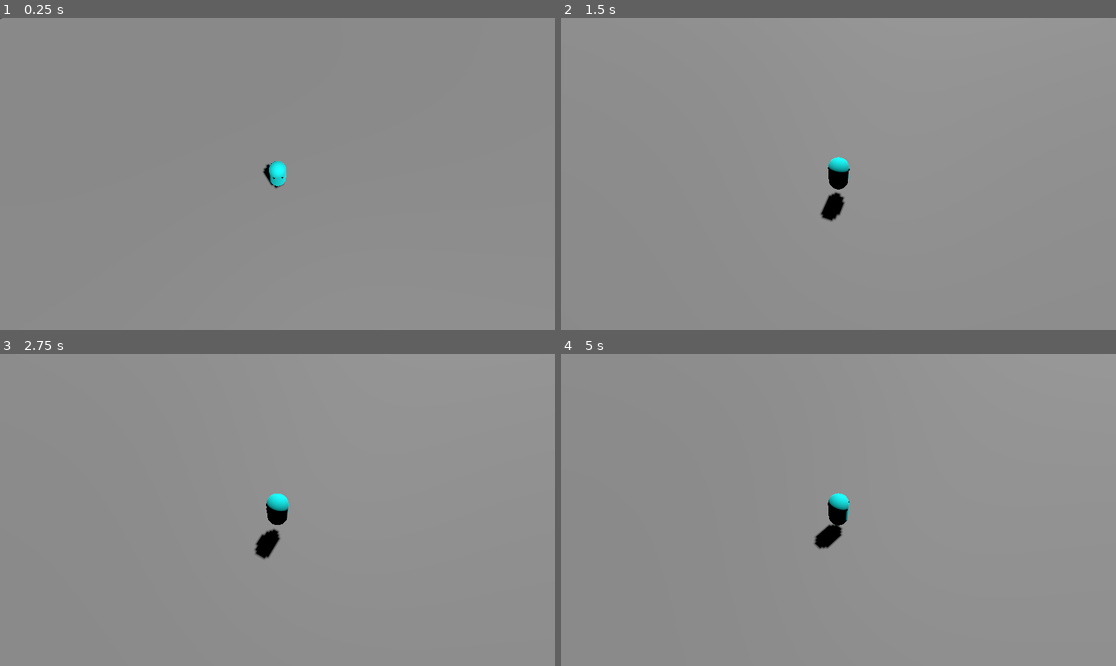
Above: before the commit, frames 1-4 (two rows, left to right).
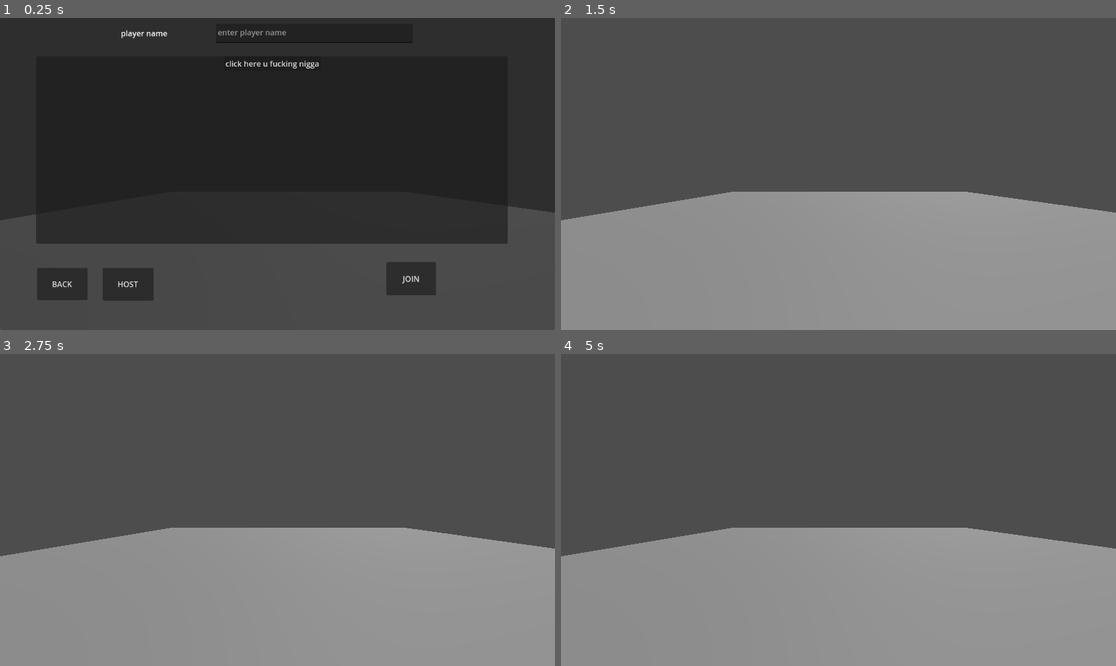
Above: after the commit, the same moments.

Repository: EvilBastards23/multiplayer
Game: Godot game, scene res://Game.tscn
Two runs of this game, one before a commit and one after it. Both use one fixed random seed, a clock stepped at 60 frames per second and the inputs below.
Inputs (mouse positions are in pixels of both pictures, inside the frame that each line leads up to):
- Up to frame 1 (0.25 s): no input
- Up to frame 2 (1.5 s): click (688, 283) at 0.5 s, where only the run after the commit has a clickable "HOST"; tap Enter (ui_accept) at 1.25, 1.35 s; move the mouse to (960, 158) at 1.27 s; hold Right (ui_right) from 1.28 s (still down)
- Up to frame 3 (2.75 s): tap Enter (ui_accept) at 1.52, 1.82, 2.1, 2.27, 2.57 s; move the mouse to (166, 525) at 2.02 s; release Right (ui_right) at 2.03 s; hold Down (ui_down) from 2.03 s (still down)
- Up to frame 4 (5 s): move the mouse to (894, 441) at 2.77 s; release Down (ui_down) at 2.78 s; hold Right (ui_right) 2.78-3.53 s; tap Enter (ui_accept) at 2.85, 3.6, 3.77, 4.07, 4.35, 4.52, 4.82 s; move the mouse to (810, 572) at 3.52 s; hold Up (ui_up) 3.53-4.28 s; move the mouse to (1005, 556) at 4.27 s; hold Left (ui_left) from 4.28 s (still down)

The runs differ from the first frame. In frame 1, 100% of the frame differs, in the area x 0-100%, y 0-100%; in frame 2, 58%; in frame 3, 58%; in frame 4, 58%.

Commit message:
version 1.1
added base multiplayer

Diff:
--- /dev/null
+++ b/World.gd
@@ -0,0 +1,103 @@
+extends Node
+
+var peer: ENetMultiplayerPeer = ENetMultiplayerPeer.new()
+var player_scene: PackedScene = preload("res://player.tscn")
+var map_scene: PackedScene = preload("res://map.tscn")
+
+# Reference to cameras
+@onready var camera1: Camera3D = $camera1
+@onready var camera2: Camera3D = $camera2
+
+# Signal to coordinate player-camera setup
+signal player_added(id: int)
+
+func _ready() -> void:
+
+	$CanvasLayer/Lobby.get_node("Host").connect("pressed",on_host)
+	$CanvasLayer/Lobby.get_node("join").connect("pressed",on_join)
+
+	# Ensure cameras are ready
+	if !camera1 or !camera2:
+		push_error("Cameras not found in scene!")
+
+	# Connect to our own player_added signal
+	player_added.connect(_on_player_added)
+
+func host(port: int = 2222, max_players: int = 3) -> void:
+	var err = peer.create_server(port, max_players)
+	if err != OK:
+		push_error("Cannot create server")
+		return
+
+	multiplayer.multiplayer_peer = peer
+	multiplayer.peer_connected.connect(add_player)
+	multiplayer.peer_disconnected.connect(del_player)
+
+	# Host needs their own player
+	call_deferred("add_player", multiplayer.get_unique_id())
+
+func join(ip: String, port: int = 2222) -> void:
+	var err = peer.create_client(ip, port)
+
+	if err != OK:
+		push_error("Cannot connect to server")
+		return
+
+	multiplayer.multiplayer_peer = peer
+
+func _on_peer_disconnected(id: int) -> void:
+	del_player(id)
+
+func add_player(id: int) -> void:
+	# Ensure we're on the main thread
+	if !is_inside_tree():
+		call_deferred("add_player", id)
+		return
+
+	var player = player_scene.instantiate()
+	player.name = str(id)
+
+	# Add player to scene
+	add_child(player)
+
+	# Emit signal that player was added - this will trigger camera setup
+	player_added.emit(id)
+
+	print("Player added with ID: ", id)
+
+func _on_player_added(id: int) -> void:
+	# Get the player node
+	var player = get_node_or_null(str(id))
+	if !player:
+		push_error("Player node not found after adding!")
+		return
+
+
+
+func get_camera1() -> Camera3D:
+	return camera1
+
+func get_camera2() -> Camera3D:
+	return camera2
+
+func del_player(id: int) -> void:
+	rpc("_del_player", id)
+
+@rpc("any_peer", "call_local")
+func _del_player(id: int):
+	var player = get_node_or_null(str(id))
+	if player:
+		# Clear camera target if it's this player
+		if camera1.target == player:
+			camera1.target = null
+		if camera2.target == player:
+			camera2.target = null
+		player.queue_free()
+
+func on_join()->void:
+	join("127.0.0.1")
+	$CanvasLayer.hide()
+
+func on_host()->void:
+	host()
+	$CanvasLayer.hide()
--- a/World.tscn
+++ b/World.tscn
@@ -1,13 +1,41 @@
-[gd_scene load_steps=2 format=3 uid="uid://6n866ulsstce"]
+[gd_scene load_steps=5 format=3 uid="uid://6n866ulsstce"]
 
 [ext_resource type="PackedScene" uid="uid://b8a1x0sctkhh2" path="res://map.tscn" id="1_sd7g1"]
+[ext_resource type="Script" path="res://World.gd" id="3_t4t2d"]
+[ext_resource type="Script" path="res://camera_3d.gd" id="4_k1fxd"]
+[ext_resource type="PackedScene" uid="uid://b8wg07vy8tkfw" path="res://lobby.tscn" id="4_pwar0"]
 
-[node name="Node3D" type="Node3D"]
+[node name="World" type="Node3D"]
+script = ExtResource("3_t4t2d")
 
 [node name="DirectionalLight3D" type="DirectionalLight3D" parent="."]
 transform = Transform3D(-0.866025, -0.433013, 0.25, 0, 0.5, 0.866025, -0.5, 0.75, -0.433013, 0, 0, 0)
 shadow_enabled = true
 
-[node name="Node3D" parent="." instance=ExtResource("1_sd7g1")]
+[node name="map" parent="." instance=ExtResource("1_sd7g1")]
 
 [node name="WorldEnvironment" type="WorldEnvironment" parent="."]
+
+[node name="camera1" type="Camera3D" parent="."]
+transform = Transform3D(1, 0, 0, 0, 1, 0, 0, 0, 1, -4.34958, 7.33138, 32.6566)
+script = ExtResource("4_k1fxd")
+follow_speed = 6.0
+height = 12.0
+distance = 7.0
+angle = -30.0
+
+[node name="MultiplayerSpawner" type="MultiplayerSpawner" parent="."]
+_spawnable_scenes = PackedStringArray("res://player.tscn")
+spawn_path = NodePath("..")
+
+[node name="camera2" type="Camera3D" parent="."]
+script = ExtResource("4_k1fxd")
+follow_speed = 6.0
+height = 12.0
+distance = 7.0
+angle = -30.0
+
+[node name="CanvasLayer" type="CanvasLayer" parent="."]
+
+[node name="Lobby" parent="CanvasLayer" instance=ExtResource("4_pwar0")]
+script = null
--- /dev/null
+++ b/h.gd
@@ -0,0 +1,15 @@
+# world.gd
+extends Node3D
+
+
+
+func _ready():
+	pass
+func get_spawn_point()->Vector3:
+	return Vector3(0,0.852,18.223)
+
+func get_camera1()->Camera3D:
+	return $Camera3D
+
+func get_camera2()->Camera3D:
+	return $Camera3D2
--- a/lobby.gd
+++ b/lobby.gd
@@ -1,25 +1,25 @@
 extends Control
 
-
-func _ready()->void:
-	$password_dialog/Control/HBoxContainer/confirm.connect("pressed",_on_cancel_pressed)
+func _ready() -> void:
+	$password_dialog/Control/HBoxContainer/confirm.connect("pressed", _on_cancel_pressed)
 
 func _on_host_pressed() -> void:
-	pass
-
+	get_parent().host()
+	_start_game()  # Start game after hosting
 
 func _on_join_pressed() -> void:
-	pass # Replace with function body.
-
+	get_parent().join("127.0.0.1", 2222)
+	_start_game()
 
 func _on_back_pressed() -> void:
 	get_tree().change_scene_to_file("res://main_menu.tscn")
 
-
 func _on_button_pressed() -> void:
 	$password_dialog.show()
 
-
-
 func _on_cancel_pressed() -> void:
 	$password_dialog.hide()
+
+func _start_game() -> void:
+	await get_tree().create_timer(1.0).timeout  # Delay to allow peers to connect
+	get_tree().change_scene_to_file("res://World.tscn")  # Ensure this scene exists
--- a/lobby.tscn
+++ b/lobby.tscn
@@ -173,6 +173,5 @@
 text = "confirm"
 
 [connection signal="pressed" from="Host" to="." method="_on_host_pressed"]
-[connection signal="pressed" from="join" to="." method="_on_join_pressed"]
 [connection signal="pressed" from="ScrollContainer/VBoxContainer/Button" to="." method="_on_button_pressed"]
 [connection signal="pressed" from="password_dialog/Control/HBoxContainer/cancel" to="." method="_on_cancel_pressed"]
--- a/main_menu.tscn
+++ b/main_menu.tscn
@@ -10,6 +10,14 @@
 grow_horizontal = 2
 grow_vertical = 2
 script = ExtResource("1_7mvrn")
+
+[node name="Panel" type="Panel" parent="."]
+layout_mode = 1
+anchors_preset = 15
+anchor_right = 1.0
+anchor_bottom = 1.0
+grow_horizontal = 2
+grow_vertical = 2
 
 [node name="play" type="Button" parent="."]
 layout_mode = 0
@@ -30,11 +38,3 @@
 theme_override_constants/outline_size = 0
 text = "exit"
 text_overrun_behavior = 1
-
-[node name="Panel" type="Panel" parent="."]
-layout_mode = 1
-anchors_preset = 15
-anchor_right = 1.0
-anchor_bottom = 1.0
-grow_horizontal = 2
-grow_vertical = 2
--- /dev/null
+++ b/map.gd
@@ -0,0 +1,13 @@
+extends Node3D
+
+
+
+
+func get_camera1()->Camera3D:
+	return $Camera3D
+
+func get_camera2()->Camera3D:
+	return $Camera3D2
+
+func get_spawn_point()->Vector3:
+	return Vector3(0,0.852,18.223)
--- a/map.tscn
+++ b/map.tscn
@@ -1,24 +1,11 @@
-[gd_scene load_steps=3 format=3 uid="uid://b8a1x0sctkhh2"]
+[gd_scene load_steps=2 format=3 uid="uid://b8a1x0sctkhh2"]
 
-[ext_resource type="PackedScene" uid="uid://djngixdg8jdep" path="res://player.tscn" id="1_nji1d"]
-[ext_resource type="Script" path="res://camera_3d.gd" id="2_1je4d"]
+[ext_resource type="Script" path="res://map.gd" id="1_dik58"]
 
 [node name="Node3D" type="Node3D"]
+script = ExtResource("1_dik58")
 
 [node name="CSGBox3D" type="CSGBox3D" parent="."]
 transform = Transform3D(1, 0, 0, 0, 1, 0, 0, 0, 3.8926, 0, 0, 0)
 use_collision = true
 size = Vector3(96.5582, 0.001, 26.367)
-
-[node name="player" parent="." node_paths=PackedStringArray("camera") instance=ExtResource("1_nji1d")]
-transform = Transform3D(1, 0, 0, 0, 1, 0, 0, 0, 1, 0, 0.852178, 18.2227)
-camera = NodePath("../Camera3D")
-
-[node name="Camera3D" type="Camera3D" parent="."]
-transform = Transform3D(1, 0, 0, 0, 1, 0, 0, 0, 1, -4.34958, 7.33138, 32.6566)
-script = ExtResource("2_1je4d")
-target_path = NodePath("../player")
-follow_speed = 6.0
-height = 12.0
-distance = 7.0
-angle = -30.0
--- a/player.gd
+++ b/player.gd
@@ -5,49 +5,72 @@
 
 @export var camera: Camera3D
 
+func _enter_tree() -> void:
+	set_multiplayer_authority(name.to_int())
+
+func _ready() -> void:
+
+	if is_multiplayer_authority():
+
+		camera = get_parent().get_camera1()
+
+		camera.target = self
+
+		print(camera.target.name)
+	else:
+
+		camera = get_parent().get_camera2()
+		camera.target = self
+		print(camera.target.name)
+
+	position = Vector3(0,0.852,18.223)
+
+
+
 func _physics_process(delta: float) -> void:
 	# Add the gravity.
-	if not is_on_floor():
-		velocity += get_gravity() * delta
+	if is_multiplayer_authority():
+		if not is_on_floor():
+			velocity += get_gravity() * delta
 
-	# Handle jump.
-	if Input.is_action_just_pressed("ui_accept") and is_on_floor():
-		velocity.y = JUMP_VELOCITY
+		# Handle jump.
+		if Input.is_action_just_pressed("ui_accept") and is_on_floor():
+			velocity.y = JUMP_VELOCITY
 
-	# Get the input direction
-	var input_dir := Input.get_vector("ui_left", "ui_right", "ui_up", "ui_down")
+		# Get the input direction
+		var input_dir := Input.get_vector("ui_left", "ui_right", "ui_up", "ui_down")
 
-	# Convert the input to world space direction relative to camera
-	var camera_basis = camera.global_transform.basis
-	var direction = Vector3.ZERO
-	direction += camera_basis.x * input_dir.x
-	direction += camera_basis.z * input_dir.y
-	direction.y = 0  # Keep movement on the horizontal plane
-	direction = direction.normalized()
+		# Convert the input to world space direction relative to camera
+		var camera_basis = camera.global_transform.basis
+		var direction = Vector3.ZERO
+		direction += camera_basis.x * input_dir.x
+		direction += camera_basis.z * input_dir.y
+		direction.y = 0  # Keep movement on the horizontal plane
+		direction = direction.normalized()
 
-	# Apply movement
-	if direction:
-		velocity.x = direction.x * SPEED
-		velocity.z = direction.z * SPEED
-	else:
-		velocity.x = move_toward(velocity.x, 0, SPEED)
-		velocity.z = move_toward(velocity.z, 0, SPEED)
+		# Apply movement
+		if direction:
+			velocity.x = direction.x * SPEED
+			velocity.z = direction.z * SPEED
+		else:
+			velocity.x = move_toward(velocity.x, 0, SPEED)
+			velocity.z = move_toward(velocity.z, 0, SPEED)
 
-	move_and_slide()
+		move_and_slide()
 
-	# Handle mouse aim
-	var mouse_pos = get_viewport().get_mouse_position()
-	var ray_origin = camera.project_ray_origin(mouse_pos)
-	var ray_direction = camera.project_ray_normal(mouse_pos) * 500
-	var ray_end = ray_origin + ray_direction
+		# Handle mouse aim
+		var mouse_pos = get_viewport().get_mouse_position()
+		var ray_origin = camera.project_ray_origin(mouse_pos)
+		var ray_direction = camera.project_ray_normal(mouse_pos) * 500
+		var ray_end = ray_origin + ray_direction
 
-	var ray_query = PhysicsRayQueryParameters3D.create(ray_origin, ray_end)
-	ray_query.collide_with_bodies = true
+		var ray_query = PhysicsRayQueryParameters3D.create(ray_origin, ray_end)
+		ray_query.collide_with_bodies = true
 
-	var space_state = get_world_3d().direct_space_state
-	var ray_result = space_state.intersect_ray(ray_query)
+		var space_state = get_world_3d().direct_space_state
+		var ray_result = space_state.intersect_ray(ray_query)
 
-	if !ray_result.is_empty():
-		var look_at_pos = ray_result.position
-		look_at_pos.y = global_position.y  # Keep the look direction horizontal
-		look_at(look_at_pos)
+		if !ray_result.is_empty():
+			var look_at_pos = ray_result.position
+			look_at_pos.y = global_position.y  # Keep the look direction horizontal
+			look_at(look_at_pos)
--- a/player.tscn
+++ b/player.tscn
@@ -14,7 +14,16 @@
 
 [sub_resource type="CylinderMesh" id="CylinderMesh_t1j5p"]
 
+[sub_resource type="SceneReplicationConfig" id="SceneReplicationConfig_nl71h"]
+properties/0/path = NodePath(".:position")
+properties/0/spawn = true
+properties/0/replication_mode = 2
+properties/1/path = NodePath(".:rotation")
+properties/1/spawn = true
+properties/1/replication_mode = 1
+
 [node name="player" type="CharacterBody3D"]
+collision_layer = 0
 script = ExtResource("1_xgo8i")
 
 [node name="CollisionShape3D" type="CollisionShape3D" parent="."]
@@ -34,3 +43,6 @@
 transform = Transform3D(0.0938934, 0, 0, 0, -1.50168e-09, -0.0816472, 0, 0.0343544, -3.56891e-09, 0.230131, 0.455, -0.447663)
 material_override = SubResource("StandardMaterial3D_1jixm")
 mesh = SubResource("CylinderMesh_t1j5p")
+
+[node name="MultiplayerSynchronizer" type="MultiplayerSynchronizer" parent="."]
+replication_config = SubResource("SceneReplicationConfig_nl71h")
Not shown: 1 places in player.tscn that only renumber resources
Not shown, added: .gitattributes
Not shown, added: .gitignore
